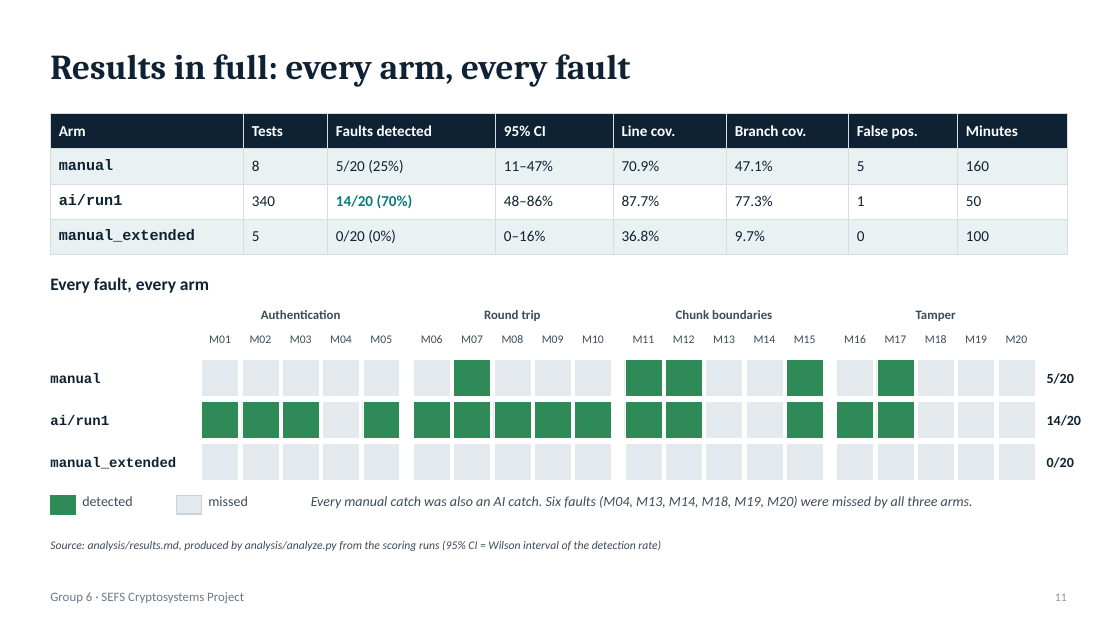
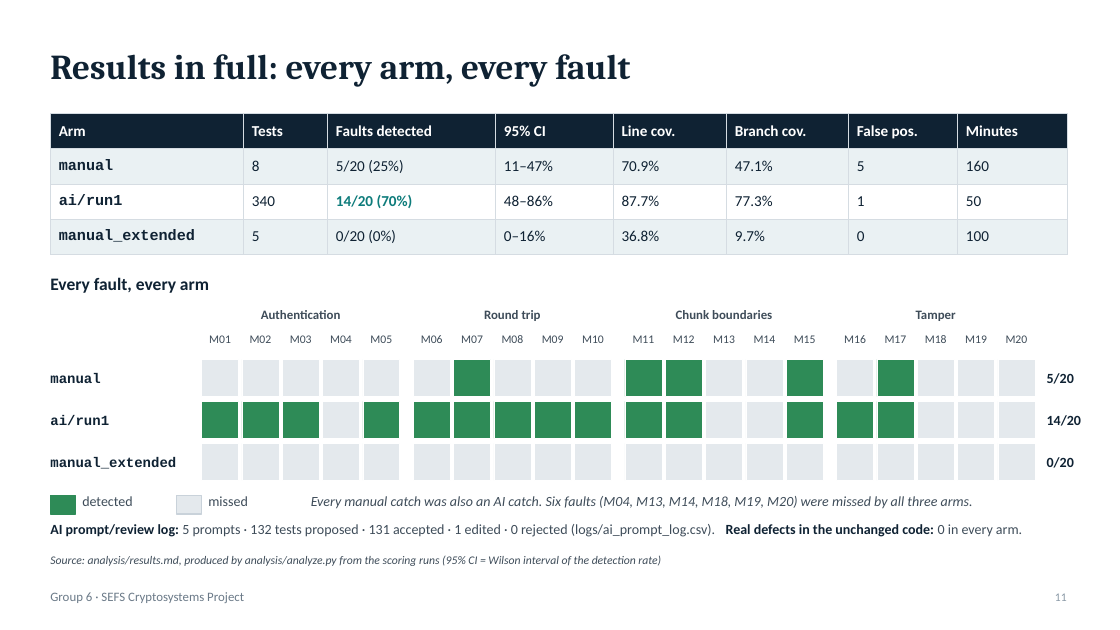
Before and after one commit to erotufelixpascal/SEFS-Cryptosystems-Assignment2, a slide deck: slide 11 of slides/Group 6 SEFS Summary.pptx. Drawn at 1120x630 pixels with LibreOffice and Linux fonts; fonts in the diff are those of the drawing. Boxes give left, top, right and bottom in pixels: in the first picture for what was removed or moved away, otherwise in the second. Text is boxed around its words. In the diff, an @@ line names an element or a change of style, - is before the commit and + after.

```diff
--- a/slides/Group 6 SEFS Summary.pptx
+++ b/slides/Group 6 SEFS Summary.pptx
@@ text added at (50, 524, 1022, 537), 12 pt, text #3E4C59 @@
+AI prompt/review log: 5 prompts · 132 tests proposed · 131 accepted · 1 edited · 0 rejected (logs/ai_prompt_log.csv). Real defects in the unchanged code: 0 in every arm.
@@ text "Source: analysis/results.md, produced by analysis/analyze.py ...": place and size @@
-text "Source: analysis/results.md, produced by analysis/analyze.py ..." at (50, 540, 661, 551)
+text "Source: analysis/results.md, produced by analysis/analyze.py ..." at (50, 555, 661, 566)
```
Also in this commit, not shown: 1 other slide changed, 4 other files.
